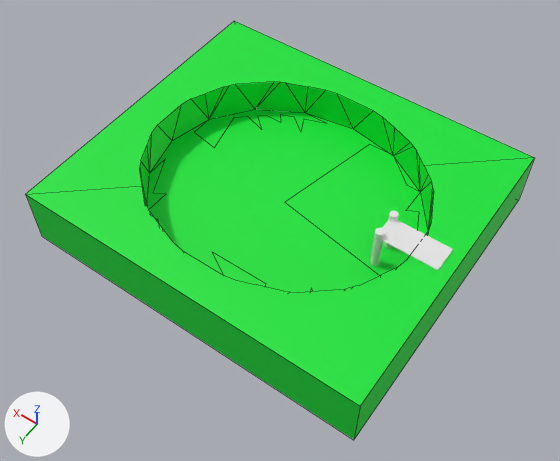
What one commit did to the Blender file assets/models/lake_dock.blend.
Rendered twice from a 50 mm lens placed at (-2.82, 5.1, 7.3), pointed at (0.6, 0.31, -0.22). Arrows for +X, +Y and +Z are at lower left; the lights stay in place. The older version comes first. Mesh edges are drawn as thin lines on the coarser meshes.

In view in the first picture: 'Dock', 'Lake'.
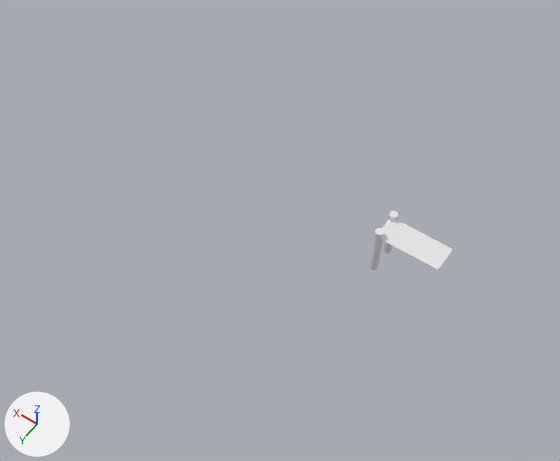
Location of each change, (x1, y1, x2, y2) in pixels of the pictures (560 x 461 px):
'Lake', deleted (green)
    before: (26, 21, 534, 440)

The change, as a diff of the scene's bpy script:
```diff
--- a/assets/models/lake_dock.blend.py
+++ b/assets/models/lake_dock.blend.py
@@ ob_lake @@
-ob_lake = bpy.data.objects.new('Lake', me_cube)
-ob_lake.location = (0.75, 0.0, 0.0)
-ob_lake.scale = (2.3, 2.0, 0.401)
```
